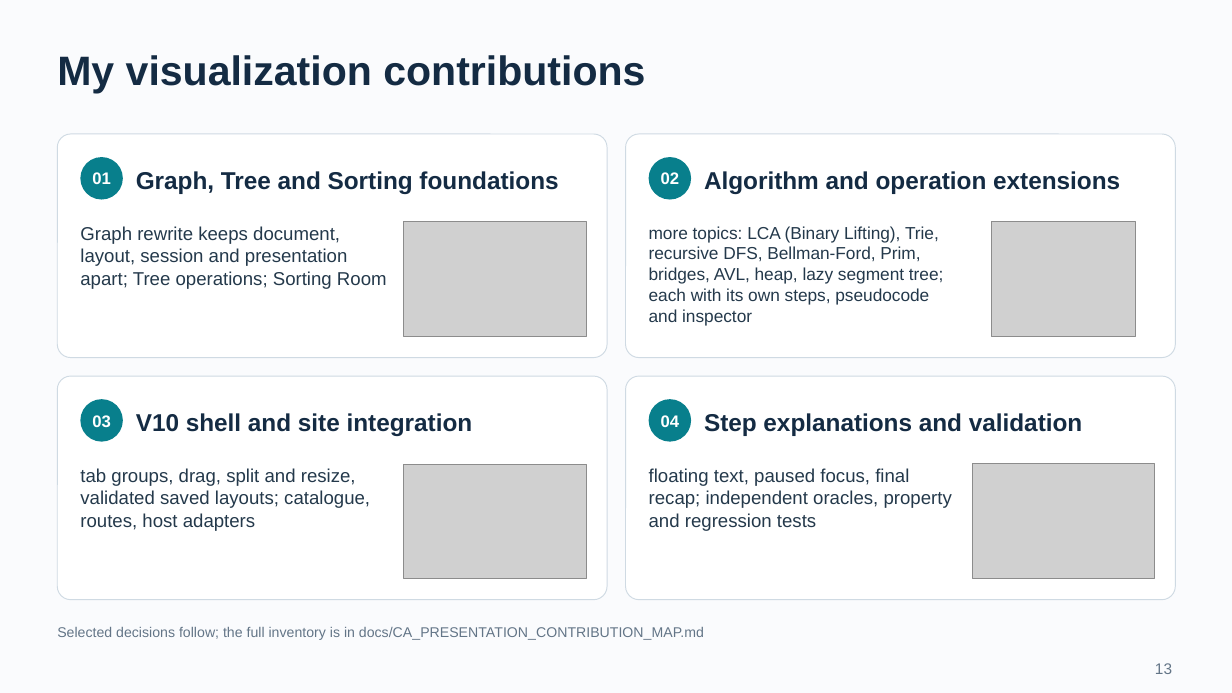
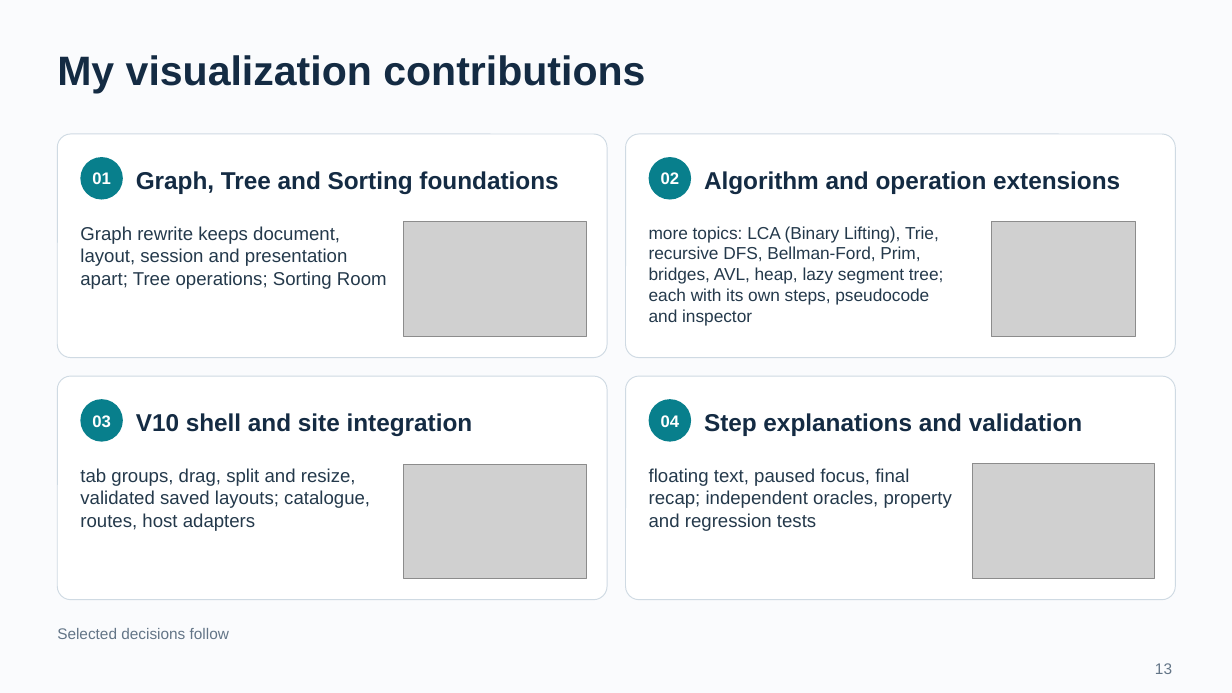
Before and after one commit to BJoozz/docsforfyp, a slide deck: slide 13 of presentation/VisuAlgo_CA_Presentation.pptx. Drawn at 1232x693 pixels with LibreOffice and Linux fonts; fonts in the diff are those of the drawing; grey boxes stand for pictures. Boxes give left, top, right and bottom in pixels: in the first picture for what was removed or moved away, otherwise in the second. Text is boxed around its words. In the diff, an @@ line names an element or a change of style, - is before the commit and + after.

```diff
--- a/presentation/VisuAlgo_CA_Presentation.pptx
+++ b/presentation/VisuAlgo_CA_Presentation.pptx
@@ text at [57,628,229,639]: text changed; size 11 to 12 pt @@
-Selected decisions follow; the full inventory is in docs/CA_PRESENTATION_CONTRIBUTION_MAP.md
+Selected decisions follow
```
Also in this commit, not shown: 13 other slides changed, 1 slide added, 5 slides removed, 16 other files.
